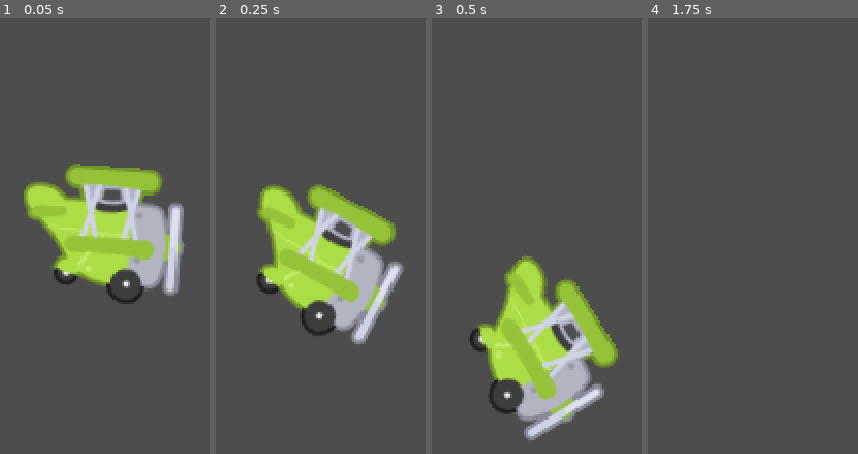
Above: before the commit, frames 1-4 (left to right).
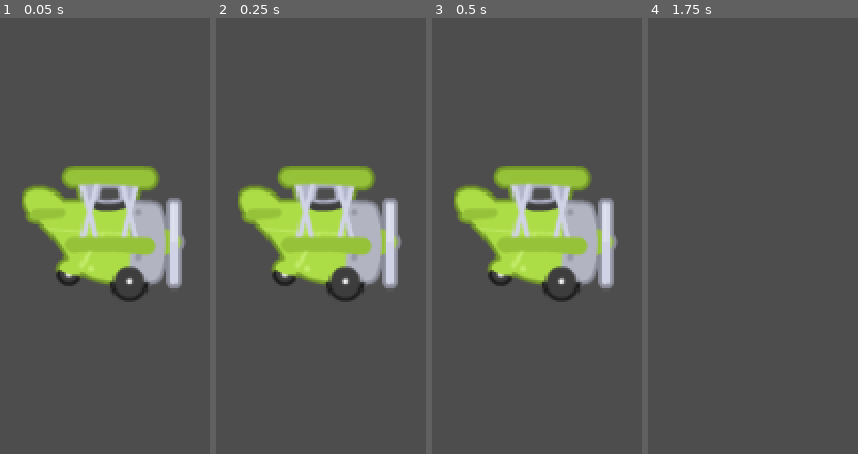
Above: after the commit, the same moments.

Repository: MoonForestStudios/moon-forest-rnd
Game: Godot game, scene res://scenes/player/player.tscn
Same seed, same stepped clock (60 frames per second), same inputs: the game is played once before the commit and once after it.
Inputs (mouse positions are in pixels of both pictures, inside the frame that each line leads up to):
- Up to frame 1 (0.05 s): no input
- Up to frame 2 (0.25 s): no input
- Up to frame 3 (0.5 s): no input
- Up to frame 4 (1.75 s): move the mouse to (outside the picture) at 0.52 s; press the mouse at (outside the picture) at 0.53 s; move the mouse to (outside the picture) at 1.27 s; release the mouse at (outside the picture) at 1.28 s; click (outside the picture) at 1.35 s; click (outside the picture) at 1.52 s

The runs differ from the first frame. In frame 1, 5.5% of the frame differs, in the area x 10-89%, y 33-66%; in frame 2, 18%; in frame 3, 30%, in the area x 10-89%, y 33-97%; in frame 4, nothing differs.

Commit message:
✨ feat: implement game start signal and player jump functionality and add main scene and connection to player

Diff:
--- /dev/null
+++ b/flappy-bird-clone/scenes/main/main.gd
@@ -0,0 +1,5 @@
+extends Node2D
+
+func _on_player_on_game_started() -> void:
+	print("El signal ha sido exitoso!")
+	pass # Replace with function body.
--- /dev/null
+++ b/flappy-bird-clone/scenes/main/main.tscn
@@ -0,0 +1,20 @@
+[gd_scene load_steps=4 format=3 uid="uid://dphw83up3o4hs"]
+
+[ext_resource type="Texture2D" uid="uid://duiy5x8u0hr7r" path="res://Assets/Sprites/background.png" id="1_hyk8p"]
+[ext_resource type="Script" uid="uid://dgor7w6wtuwe" path="res://scenes/main/main.gd" id="1_k2fmo"]
+[ext_resource type="PackedScene" uid="uid://cwrrp71axtntp" path="res://scenes/player/player.tscn" id="2_iuonh"]
+
+[node name="Main" type="Node2D"]
+position = Vector2(0, -23)
+script = ExtResource("1_k2fmo")
+
+[node name="Sprite2D" type="Sprite2D" parent="."]
+position = Vector2(0, -22)
+scale = Vector2(2, 2)
+texture = ExtResource("1_hyk8p")
+centered = false
+
+[node name="Player" parent="Sprite2D" instance=ExtResource("2_iuonh")]
+position = Vector2(84.5, 175)
+
+[connection signal="on_game_started" from="Sprite2D/Player" to="." method="_on_player_on_game_started"]
--- a/flappy-bird-clone/scenes/player/player.gd
+++ b/flappy-bird-clone/scenes/player/player.gd
@@ -1,20 +1,32 @@
 extends CharacterBody2D
+
+signal on_game_started
 
 @export var gravity := 500.0
 @export var jump_force := 400.0
 @export var max_speed := 400.0
 @export var rotation_speed := 2.0
 
+var is_started := false
+var should_process_input := true
+
 func _physics_process(delta: float) -> void:
+
+	if Input.is_action_pressed("jump") and should_process_input:
+		if not is_started:
+			is_started = true
+			on_game_started.emit()
+		jump()
+
+	if not is_started:
+		return
+
 	velocity.y += gravity * delta # delta permite respetar los FPS de forma coherente entre dispositivos.
 	''' Es lo mismo que usar la función min, la idea es regular la velocidad.
 	if (velocity.y >= max_speed):
 		velocity.y = max_speed
 	'''
 	velocity.y = min(velocity.y, max_speed) # Regula la velocidad de caido
-
-	if Input.is_action_pressed("jump"):
-		jump()
 
 	move_and_slide() # Hace que se ejecute el movimiento del Nodo o Player
 	rotatePlayer()
Not shown, added: flappy-bird-clone/scenes/main/main.gd.uid
